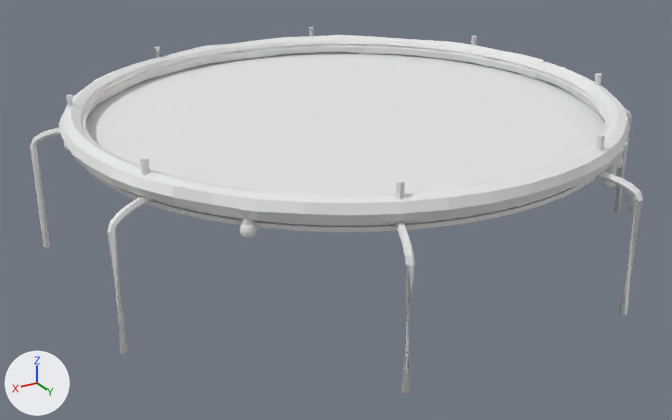
The FBX model shared/modeling-kit/out/goo_jar_trim_1_mid.fbx: old version first, new version second.
Rendered twice from a 50 mm camera at (49.1, 78.6, 41.7) aimed at (2.6, 1.0, 2.9). Arrows for +X, +Y and +Z are at lower left; the lights stay in place. The first picture is the older version.

The scene before the commit, as lines of its bpy script (objects in view):
```python
me_goo_jar_trim_1_mid = bpy.data.meshes.new('goo_jar_trim_1_mid')
me_goo_jar_trim_1_mid.from_pydata(...)  # 1884 vertices, 1990 faces; spans x -30.2..30.2, y -29.2..29.2, z 0.0..16.0
me_goo_jar_trim_1_mid.materials.append(mat_goo_jar_trim_1_mid_vcol)  # white #e7e7e7
ob_goo_jar_trim_1_mid = bpy.data.objects.new('goo_jar_trim_1_mid', me_goo_jar_trim_1_mid)
ob_goo_jar_trim_1_mid.location = (0.0, 0.0, 0.0)
```
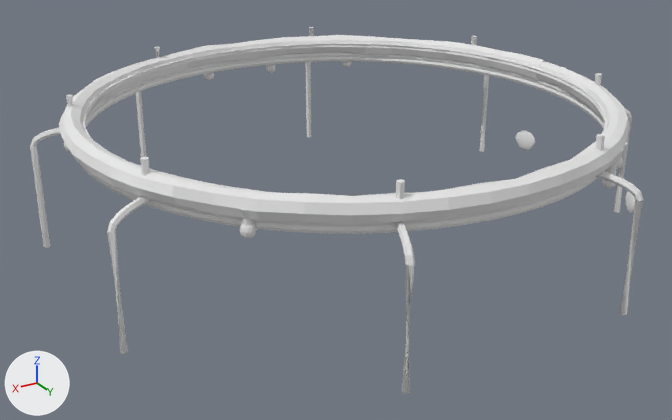
Boxes (x1, y1, x2, y2) around the edits, measured in the pictures (672 x 420 px):
part 1 of me_goo_jar_trim_1_mid, rebuilt: before (86, 169, 596, 232); after (80, 57, 604, 234)
part 2 of me_goo_jar_trim_1_mid, added: after (86, 52, 605, 227)
part 3 of me_goo_jar_trim_1_mid, cut back: before (86, 53, 605, 226)

What the commit changed:
me_goo_jar_trim_1_mid is used by ob_goo_jar_trim_1_mid; location (0.0, 0.0, 0.0).
me_goo_jar_trim_1_mid had 1884 vertices, 1990 faces and spanned x -30.2..30.2, y -29.2..29.2, z 0.0..16.0.
me_goo_jar_trim_1_mid now has 2668 vertices, 2886 faces and spans x -30.2..30.2, y -29.2..29.2, z 0.0..16.0.
me_goo_jar_trim_1_mid part 1: the loose piece of 128 vertices spanning x -25.9..28.0, y -27.0..27.0, z 11.9..12.2 is rebuilt with 520 vertices and now spans x -26.1..28.2, y -27.1..27.1, z 11.7..12.4.
me_goo_jar_trim_1_mid part 2: a new loose piece of 520 vertices spanning x -26.1..28.2, y -27.1..27.1, z 12.2..13.0, in mat_goo_jar_trim_1_mid_vcol (white #e7e7e7).
Part 3, on me_goo_jar_trim_1_mid:
128 vertices are removed from x -25.9..28.0, y -27.0..27.0, z 12.4..12.8.
78 faces are deleted.
12 new faces join them.
